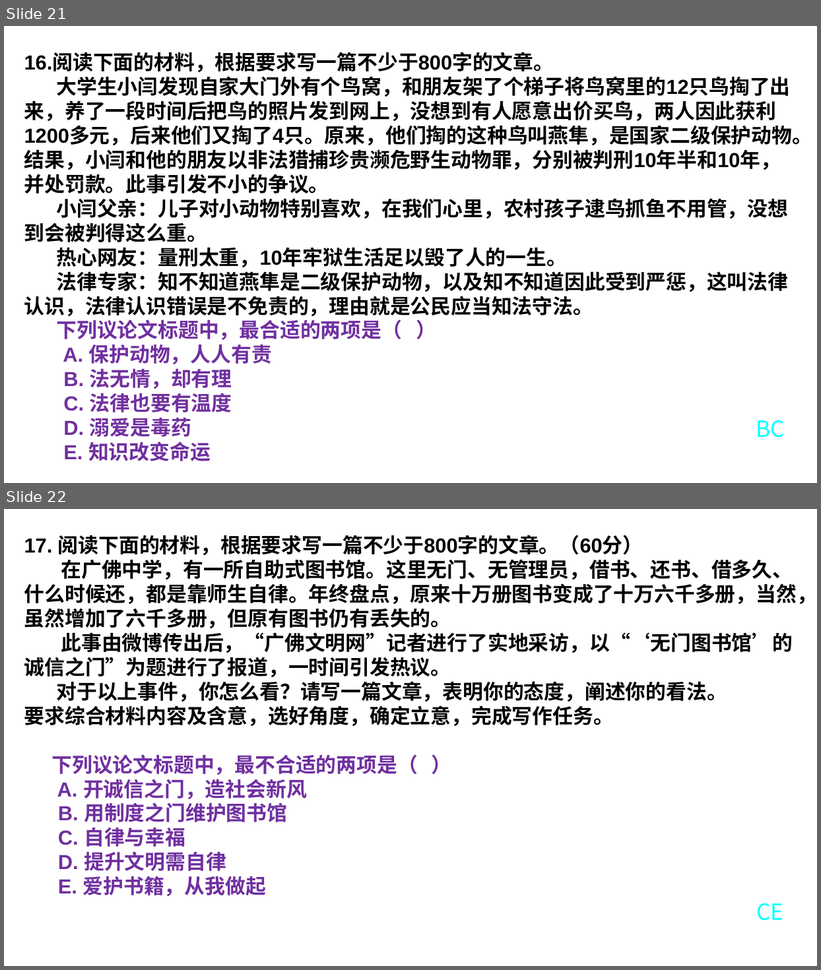
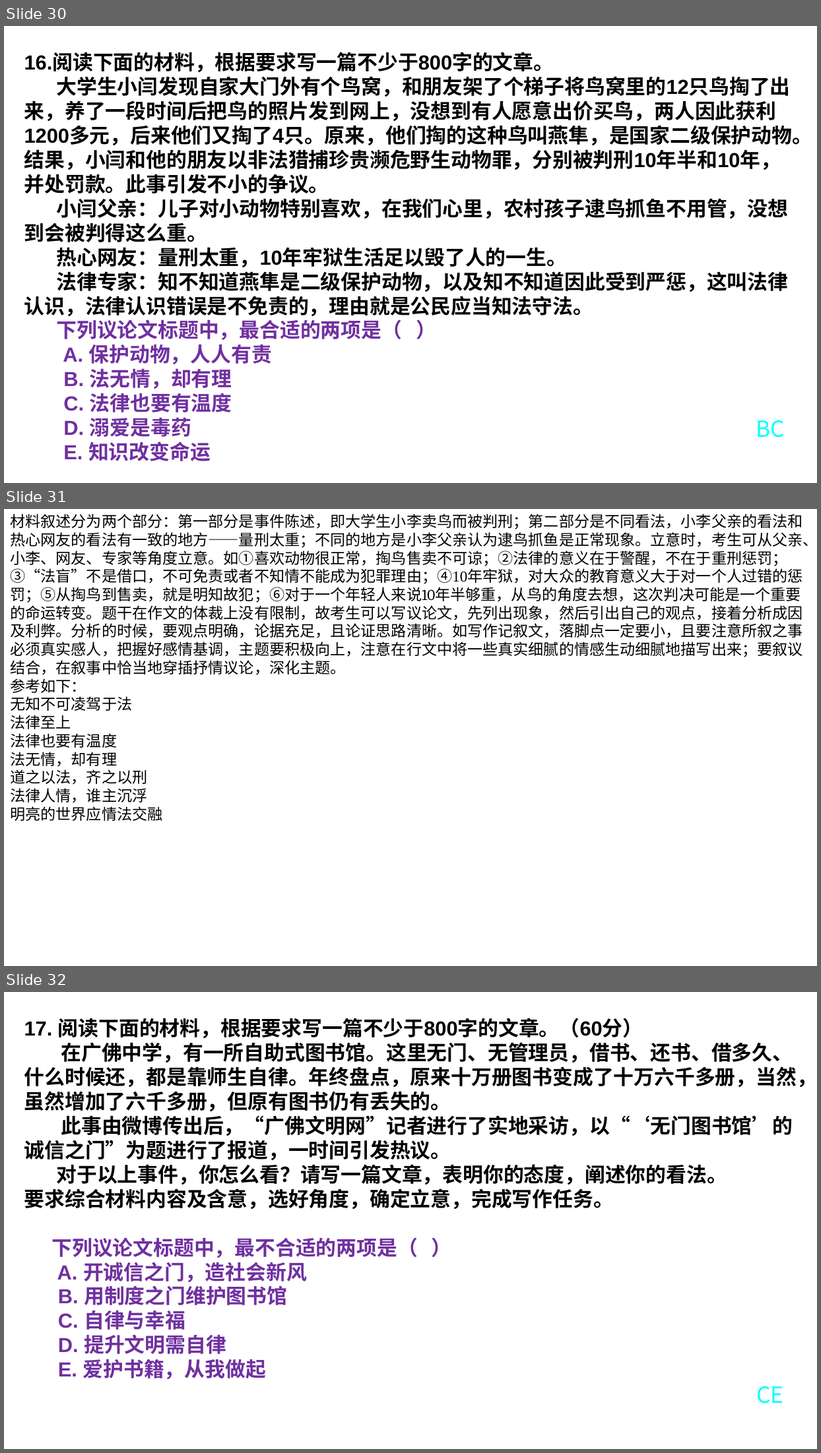
Before and after one commit to saddestboy/yuwen2, a slide deck: 湘语文任务驱动型时评作文拟题立意训练（选择题 ）.pptx. Shown one above the other, each under a label of ours: slides 21 and 22 before the commit, slides 30, 31 and 32 after it. The pictures are 821x970 and 821x1453 pixels, drawn with LibreOffice and Linux fonts; fonts in the diff are those of the drawing; background and template pictures are left out. Boxes give left, top, right and bottom in pixels: in the first picture for what was removed or moved away, otherwise in the second. Text is boxed around its words. In the diff, an @@ line names an element or a change of style, - is before the commit and + after.

```diff
--- a/湘语文任务驱动型时评作文拟题立意训练（选择题 ）.pptx
+++ b/湘语文任务驱动型时评作文拟题立意训练（选择题 ）.pptx
@@ slide 31 added at box(4, 509, 817, 966), background picture (left out) @@
@@ text added at box(10, 514, 817, 821), 18 pt, text #000000 @@
+材料叙述分为两个部分：第一部分是事件陈述，即大学生小李卖鸟而被判刑；第二部分是不同看法，小李父亲的看法和热心网友的看法有一致的地方——量刑太重；不同的地方是小李父亲认为逮鸟抓鱼是正常现象。立意时，考生可从父亲、小李、网友、专家等角度立意。如①喜欢动物很正常，掏鸟售卖不可谅；②法律的意义在于警醒，不在于重刑惩罚；③“法盲”不是借口，不可免责或者不知情不能成为犯罪理由；④10年牢狱，对大众的教育意义大于对一个人过错的惩罚；⑤从掏鸟到售卖，就是明知故犯；⑥对于一个年轻人来说10年半够重，从鸟的角度去想，这次判决可能是一个重要的命运转变。题干在作文的体裁上没有限制，故考生可以写议论文，先列出现象，然后引出自己的观点，接着分析成因及利弊。分析的时候，要观点明确，论据充足，且论证思路清晰。如写作记叙文，落脚点一定要小，且要注意所叙之事必须真实感人，把握好感情基调，主题要积极向上，注意在行文中将一些真实细腻的情感生动细腻地描写出来；要叙议结合，在叙事中恰当地穿插抒情议论，深化主题。
+参考如下：
+无知不可凌驾于法
+法律至上
+法律也要有温度
+法无情，却有理
+道之以法，齐之以刑
+法律人情，谁主沉浮
+明亮的世界应情法交融
@@ what was slide 21 is now slide 30 @@
@@ what was slide 22 is now slide 32 @@
```
Also in this commit, not shown: 9 other slides added, 1 other file.
